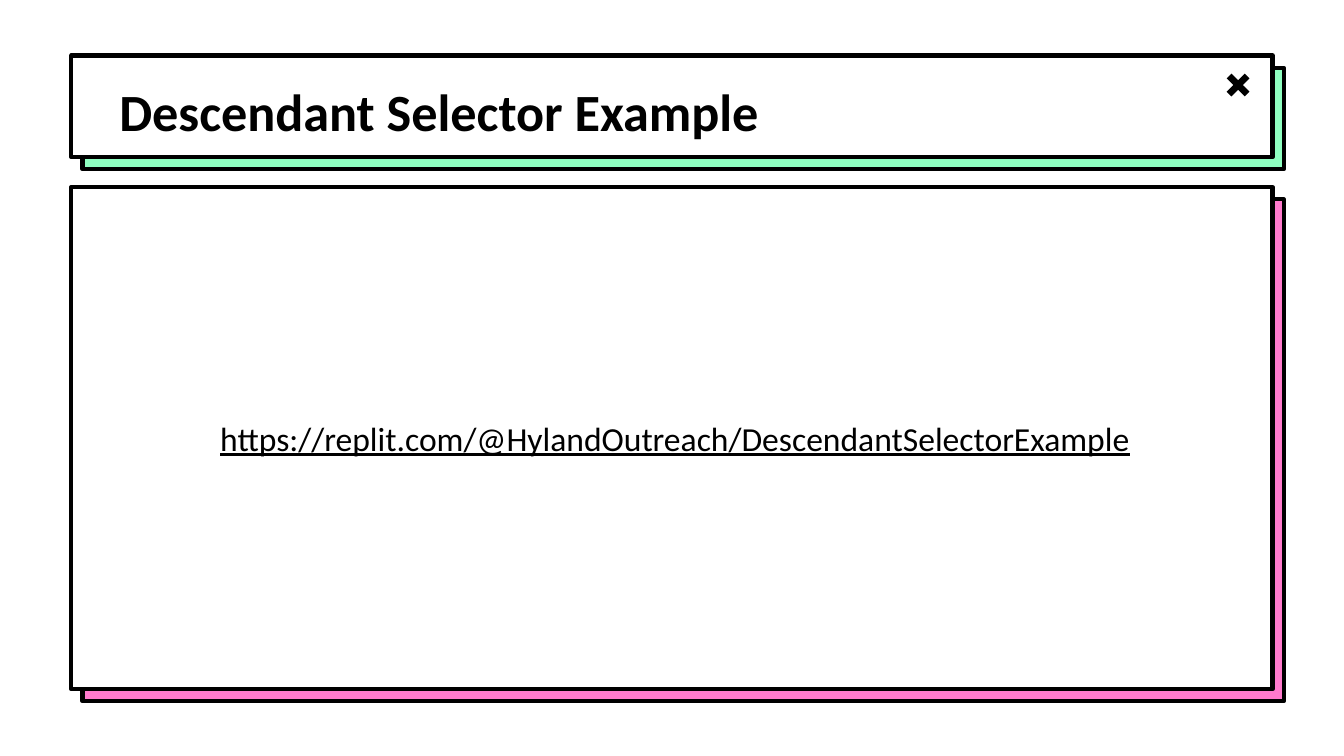
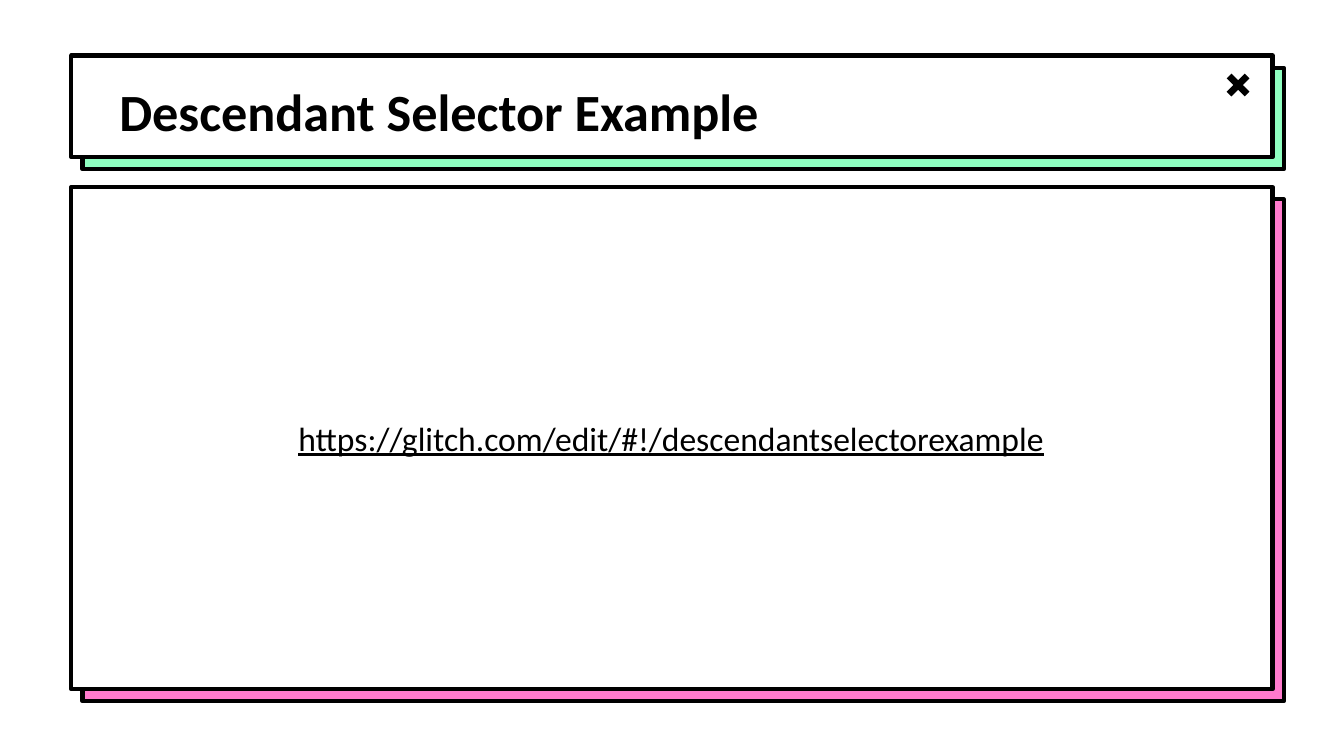
Before and after one commit to hytechclub/web-101, a slide deck: slide 11 of Week07/MoreSelectors.pptx. Drawn at 1344x756 pixels with LibreOffice and Linux fonts; fonts in the diff are those of the drawing; background and template pictures are left out. Boxes give left, top, right and bottom in pixels: in the first picture for what was removed or moved away, otherwise in the second. Text is boxed around its words. In the diff, an @@ line names an element or a change of style, - is before the commit and + after.

Commit message:
changed replit links to glitch

```diff
--- a/Week07/MoreSelectors.pptx
+++ b/Week07/MoreSelectors.pptx
@@ text at box(298, 427, 1043, 457): text changed @@
-https://replit.com/@HylandOutreach/DescendantSelectorExample
+https://glitch.com/edit/#!/descendantselectorexample
```
Also in this commit, not shown: 2 other slides changed, 16 other files.
